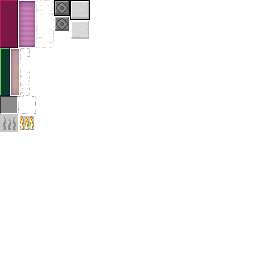
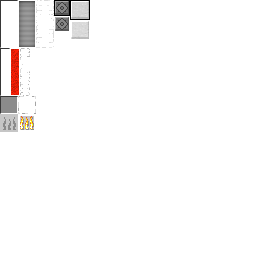
Layered file, before and after one edit (256x256). Changes by layer:
painted on "Layer #2" over [11, 1, 35, 95]
painted on "Layer" over [0, 0, 18, 96]
